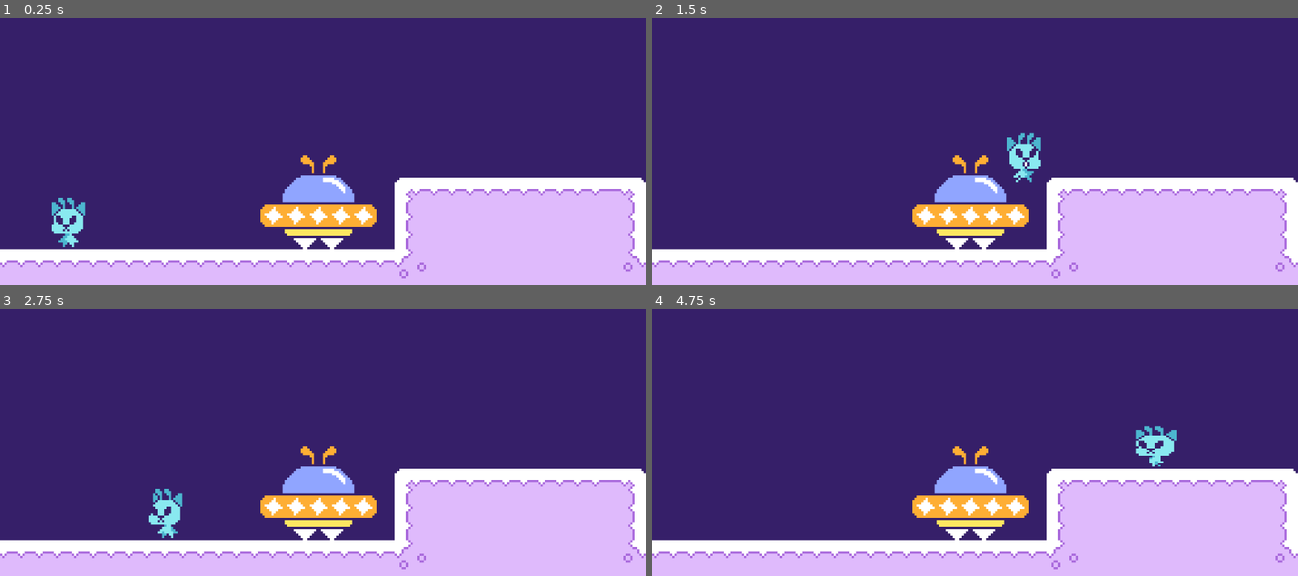
Above: before the commit, frames 1-4 (two rows, left to right).
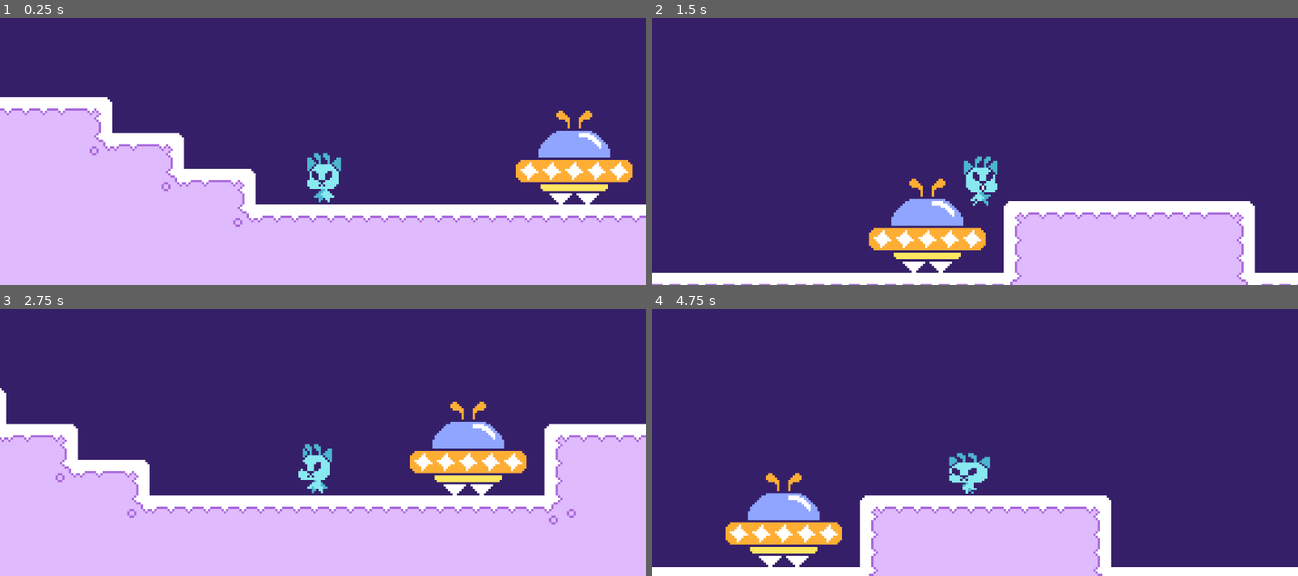
Above: after the commit, the same moments.

Repository: Zazorah/secret-santa-2025
Game: Godot game, scene res://World/Placeholder/TestRoom.tscn
Two runs of this game, one before a commit and one after it. Both use one fixed random seed, a clock stepped at 60 frames per second and the inputs below.
Inputs:
- Up to frame 1 (0.25 s): no input
- Up to frame 2 (1.5 s): tap Enter at 0.5 s; hold D (move_right) from 0.53 s (still down); tap W (jump) at 0.77 s
- Up to frame 3 (2.75 s): tap W (jump) at 1.52 s; release D (move_right) at 2.03 s; hold A (move_left) from 2.03 s (still down)
- Up to frame 4 (4.75 s): release A (move_left) at 2.78 s; hold D (move_right) 2.78-4.28 s; tap W (jump) at 3.02, 3.77, 4.52 s; hold A (move_left) from 4.28 s (still down)

The runs differ from the first frame. In frame 1, 35% of the frame differs, in the area x 0-100%, y 29-98%; in frame 2, 22%; in frame 3, 30%; in frame 4, 29%.

Commit message:
Basic Camera System

Diff:
--- a/Entities/Characters/Player/EntityPlayer.gd
+++ b/Entities/Characters/Player/EntityPlayer.gd
@@ -12,6 +12,11 @@
 # States
 enum State { IDLE, WALKING, JUMPING, FALLING }
 var current_state: State = State.IDLE
+
+func _ready() -> void:
+	await get_tree().create_timer(0.1).timeout
+	if GameManager.camera:
+		GameManager.camera.focus_target = self
 
 func update_velocity(delta: float):
 	# Get horizontal input
--- /dev/null
+++ b/Utility/Camera.gd
@@ -0,0 +1,22 @@
+class_name Camera
+extends Camera2D
+
+## Camera controller.
+
+# Focus
+var focus_target: Node2D
+@export var focus_speed: float = 50.0
+
+func _ready() -> void:
+	GameManager.camera = self
+	offset = Vector2(0.0, -36.0)
+
+func _physics_process(delta: float) -> void:
+	# Approach focus point.
+	if not focus_target:
+		return
+
+	var camera_size = get_viewport_rect().size
+	var target_position = focus_target.global_position - (camera_size/2.0)
+
+	global_position = global_position.lerp(target_position, focus_speed * delta)
--- /dev/null
+++ b/Utility/GameManager.gd
@@ -0,0 +1,6 @@
+extends Node
+
+## Autoload manager of global game-state
+
+# Camera
+var camera: Camera
--- a/World/Placeholder/TestRoom.tscn
+++ b/World/Placeholder/TestRoom.tscn
@@ -1,10 +1,17 @@
-[gd_scene load_steps=4 format=4 uid="uid://b0gsog6fd8xua"]
+[gd_scene load_steps=5 format=4 uid="uid://b0gsog6fd8xua"]
 
 [ext_resource type="PackedScene" uid="uid://cxa7e1h621ru5" path="res://Entities/Characters/Player/PlayerCharacter.tscn" id="1_c3ubo"]
+[ext_resource type="Script" uid="uid://c1u3337rkmd6x" path="res://Utility/Camera.gd" id="1_chg7e"]
 [ext_resource type="Texture2D" uid="uid://ca0andprlmwk1" path="res://Entities/Assets/Ship.png" id="1_p0ltf"]
 [ext_resource type="TileSet" uid="uid://vtji68yn4ypp" path="res://World/Tilesets/Placeholder.tres" id="3_8h5r4"]
 
 [node name="TestRoom" type="Node2D"]
+
+[node name="Camera" type="Camera2D" parent="."]
+offset = Vector2(0, -36)
+anchor_mode = 0
+script = ExtResource("1_chg7e")
+metadata/_custom_type_script = "uid://c1u3337rkmd6x"
 
 [node name="Ship" type="Sprite2D" parent="."]
 position = Vector2(142, 105)
@@ -13,9 +20,6 @@
 [node name="PlayerCharacter" parent="." instance=ExtResource("1_c3ubo")]
 position = Vector2(30, 129)
 
-[node name="Camera2D" type="Camera2D" parent="."]
-anchor_mode = 0
-
 [node name="TileMapLayer" type="TileMapLayer" parent="."]
 tile_map_data = PackedByteArray("AAAAAAgAAAABAAAAAAABAAgAAAABAAAAAAACAAgAAAABAAAAAAADAAgAAAABAAAAAAAEAAgAAAABAAAAAAAFAA …(17408 unchanged characters)…
 tile_set = ExtResource("3_8h5r4")
--- a/project.godot
+++ b/project.godot
@@ -14,6 +14,10 @@
 run/main_scene="uid://b0gsog6fd8xua"
 config/features=PackedStringArray("4.5", "Forward Plus")
 config/icon="res://icon.svg"
+
+[autoload]
+
+GameManager="*res://Utility/GameManager.gd"
 
 [display]
 
Not shown, added: Utility/Camera.gd.uid
Not shown, added: Utility/GameManager.gd.uid
